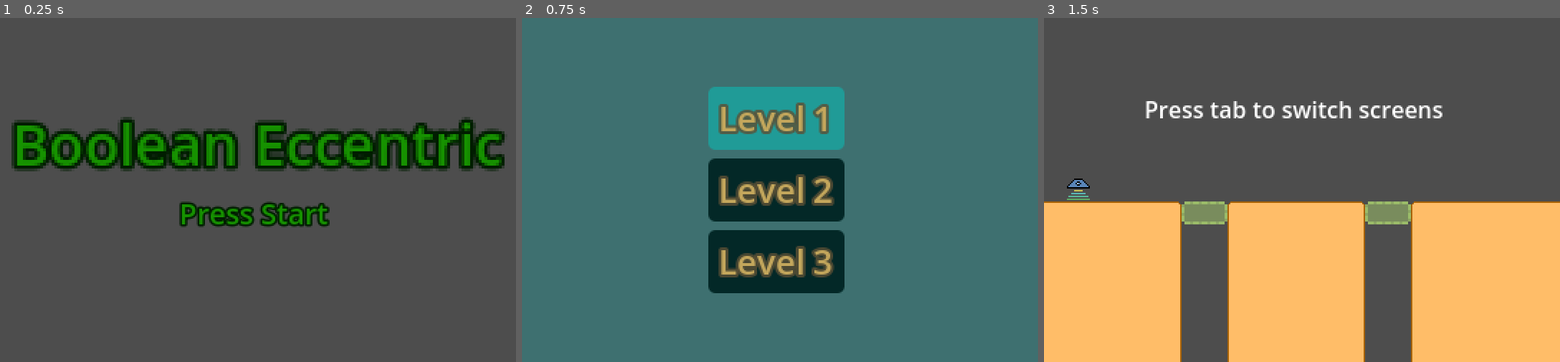
Above: before the commit, frames 1-3 (left to right).
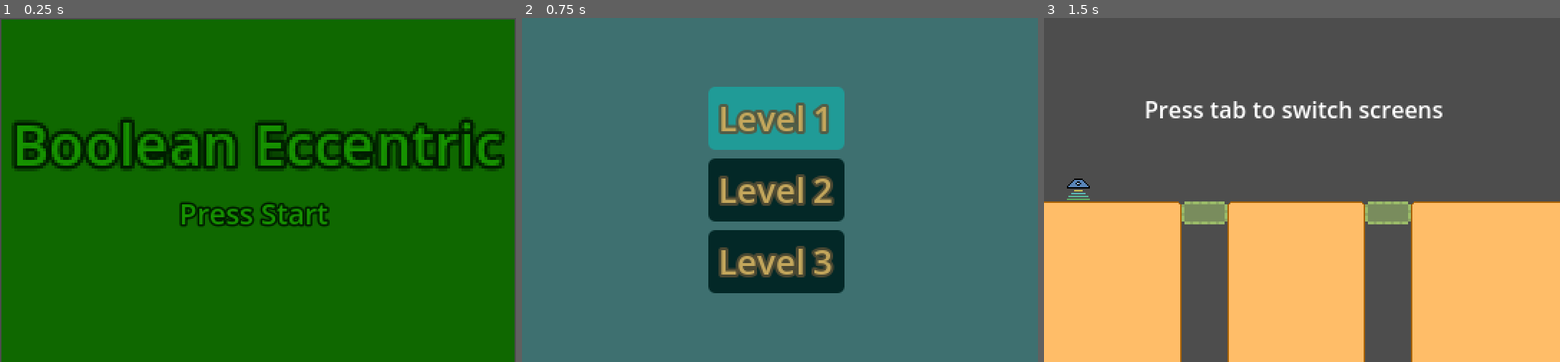
Above: after the commit, the same moments.

Repository: Gaelach-cael/puzzle-platformer-game
Game: Godot game, scene res://scenes/menu.tscn
The game is run twice, just before and just after one commit, with the same random seed, the same clock (stepped at 60 frames per second) and the same inputs.
Inputs:
- Up to frame 1 (0.25 s): no input
- Up to frame 2 (0.75 s): tap Enter (start) at 0.5 s; hold D (right) from 0.53 s (still down); hold S (crouch) from 0.53 s (still down)
- Up to frame 3 (1.5 s): release D (right) at 1.25 s; release S (crouch) at 1.25 s; click "Level 1" at 1.25 s

The runs differ from the first frame. In frame 1, 89% of the frame differs, in the area x 0-100%, y 0-100%; in frame 2, nothing differs; in frame 3, nothing differs.

Commit message:
wonp

Diff:
--- a/scenes/menu.tscn
+++ b/scenes/menu.tscn
@@ -16,6 +16,13 @@
 script = ExtResource("1_ss3bi")
 metadata/_edit_horizontal_guides_ = [540.0]
 metadata/_edit_vertical_guides_ = [960.0]
+
+[node name="BG" type="Label" parent="."]
+layout_mode = 0
+offset_right = 358.0
+offset_bottom = 239.0
+theme = ExtResource("2_lcfld")
+theme_type_variation = &"HeaderSmall"
 
 [node name="title" type="Label" parent="."]
 layout_mode = 1
--- a/scenes/pause.tscn
+++ b/scenes/pause.tscn
@@ -18,6 +18,7 @@
 offset_right = 359.0
 offset_bottom = 239.0
 theme = ExtResource("1_5sbeg")
+theme_type_variation = &"HeaderSmall"
 
 [node name="Label" type="Label" parent="."]
 layout_mode = 0
--- a/theme/Menu.tres
+++ b/theme/Menu.tres
@@ -1,4 +1,7 @@
-[gd_resource type="Theme" format=3 uid="uid://b1o5e13xqnnd"]
+[gd_resource type="Theme" load_steps=2 format=3 uid="uid://b1o5e13xqnnd"]
+
+[sub_resource type="StyleBoxFlat" id="StyleBoxFlat_2qvff"]
+bg_color = Color(0.0615, 0.41, 0, 1)
 
 [resource]
 Button/colors/font_color = Color(0.875, 0.875, 0.875, 1)
@@ -9,6 +12,7 @@
 Button/styles/focus = null
 Button/styles/hover = null
 Button/styles/normal = null
+HeaderSmall/styles/normal = SubResource("StyleBoxFlat_2qvff")
 Label/colors/font_color = Color(0.0862745, 0.572549, 0, 1)
 Label/colors/font_outline_color = Color(0, 0.113725, 0, 1)
 Label/colors/font_shadow_color = Color(0, 0, 0, 0)
--- a/theme/pause.tres
+++ b/theme/pause.tres
@@ -21,8 +21,8 @@
 corner_radius_bottom_right = 4
 corner_radius_bottom_left = 4
 
-[sub_resource type="StyleBoxFlat" id="StyleBoxFlat_83pl8"]
-bg_color = Color(0.28896, 0.0936, 0.36, 0.243137)
+[sub_resource type="StyleBoxFlat" id="StyleBoxFlat_w38mp"]
+bg_color = Color(0.192, 0.0325, 0.25, 0.443137)
 
 [resource]
 Button/colors/font_color = Color(0.80545, 0.5518, 0.89, 1)
@@ -40,4 +40,4 @@
 HeaderLarge/colors/font_outline_color = Color(0.28336, 0.1656, 0.46, 1)
 HeaderLarge/constants/outline_size = 5
 HeaderLarge/font_sizes/font_size = 28
-Label/styles/normal = SubResource("StyleBoxFlat_83pl8")
+HeaderSmall/styles/normal = SubResource("StyleBoxFlat_w38mp")
